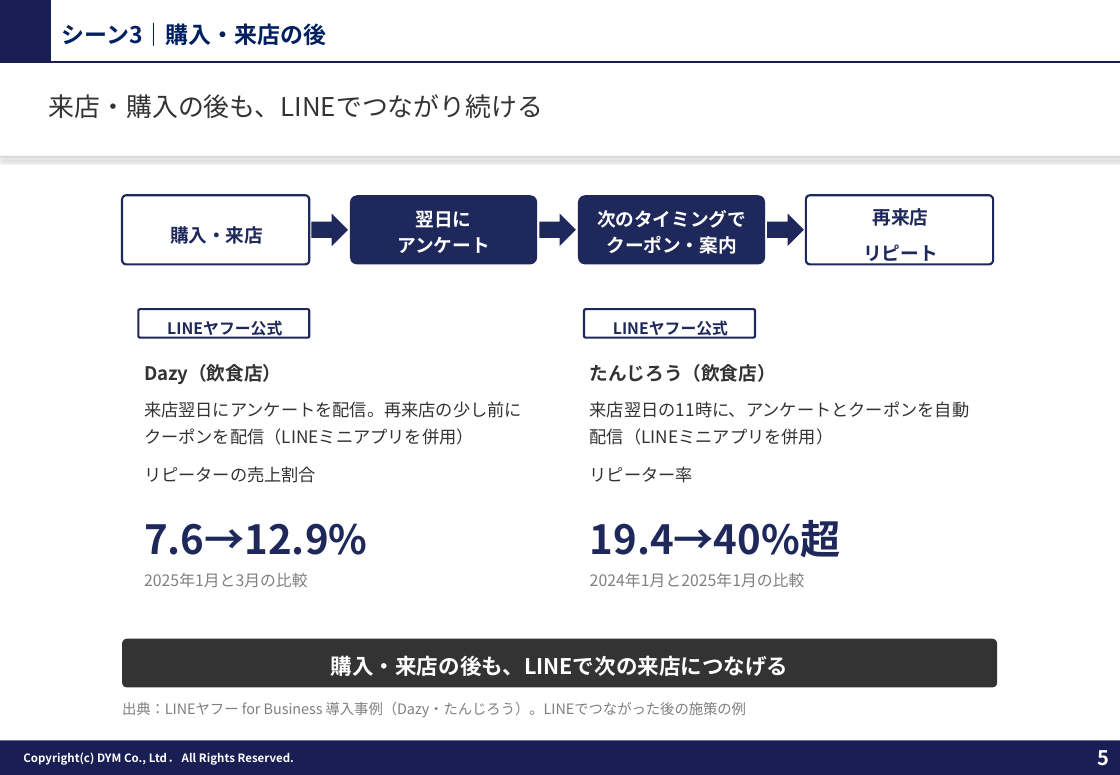
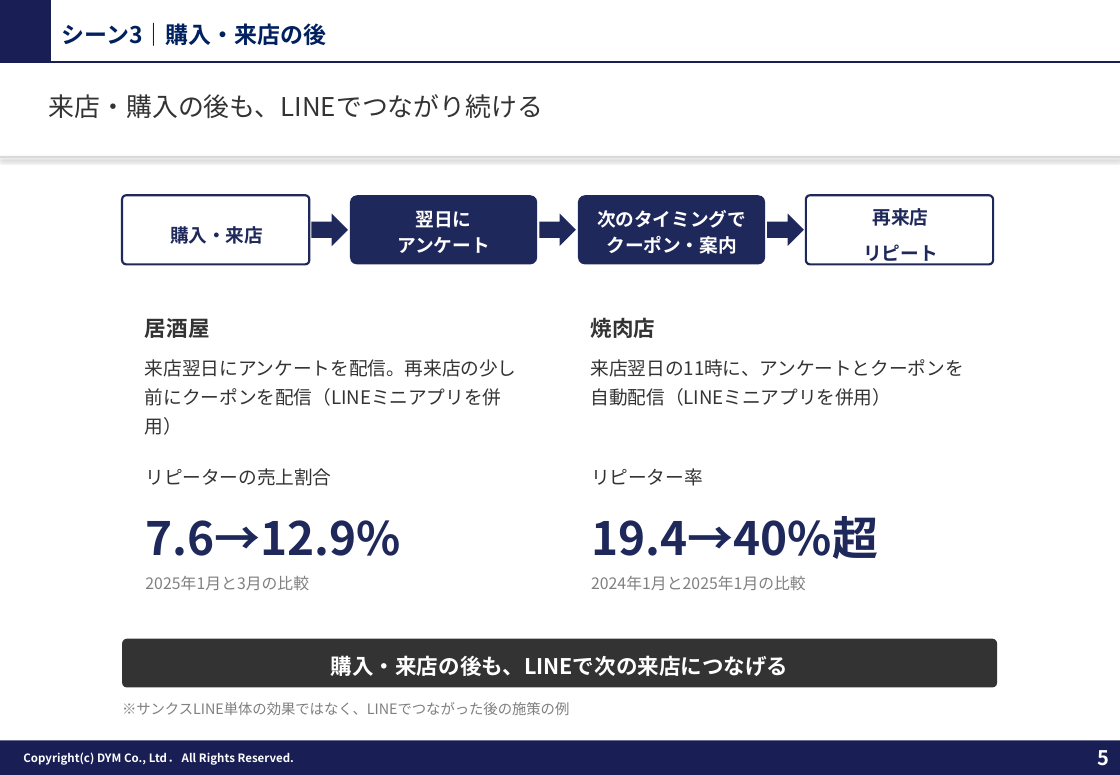
Before and after one commit to tonomura-r-dev/folder, a slide deck: slide 5 of 20261002_サンクスLINEのご提案_事例入り.pptx. Drawn at 1120x775 pixels with LibreOffice and Linux fonts; fonts in the diff are those of the drawing; background and template pictures are left out. Boxes give left, top, right and bottom in pixels: in the first picture for what was removed or moved away, otherwise in the second. Text is boxed around its words. In the diff, an @@ line names an element or a change of style, - is before the commit and + after.

```diff
--- a/20261002_サンクスLINEのご提案_事例入り.pptx
+++ b/20261002_サンクスLINEのご提案_事例入り.pptx
@@ rounded rectangle removed at bbox=[139, 309, 309, 338] @@
-LINEヤフー公式
@@ text at bbox=[145, 318, 210, 338]: text changed; size 13 to 15 pt @@
-Dazy（飲食店）
+居酒屋
@@ rounded rectangle removed at bbox=[584, 309, 755, 338] @@
-LINEヤフー公式
@@ text at bbox=[591, 317, 656, 338]: text changed; size 13 to 15 pt @@
-たんじろう（飲食店）
+焼肉店
@@ text at bbox=[145, 359, 517, 406]: size 12 to 13 pt; less space between paragraphs @@
@@ text at bbox=[591, 359, 964, 406]: size 12 to 13 pt; less space between paragraphs @@
@@ text at bbox=[144, 466, 367, 587]: paragraphs removed @@
-リピーターの売上割合
-7.6→12.9%
-2025年1月と3月の比較
@@ text added at bbox=[145, 468, 401, 590], 11 pt, text #7F7F7F @@
+リピーターの売上割合
+7.6→12.9%
+2025年1月と3月の比較
@@ text at bbox=[590, 466, 841, 587]: paragraphs removed @@
-リピーター率
-19.4→40%超
-2024年1月と2025年1月の比較
@@ text added at bbox=[591, 468, 878, 590], 11 pt, text #7F7F7F @@
+リピーター率
+19.4→40%超
+2024年1月と2025年1月の比較
@@ text at bbox=[122, 702, 569, 715]: text changed @@
-出典：LINEヤフー for Business 導入事例（Dazy・たんじろう）。LINEでつながった後の施策の例
+※サンクスLINE単体の効果ではなく、LINEでつながった後の施策の例
```
Also in this commit, not shown: 4 other slides changed, 15 other files.
